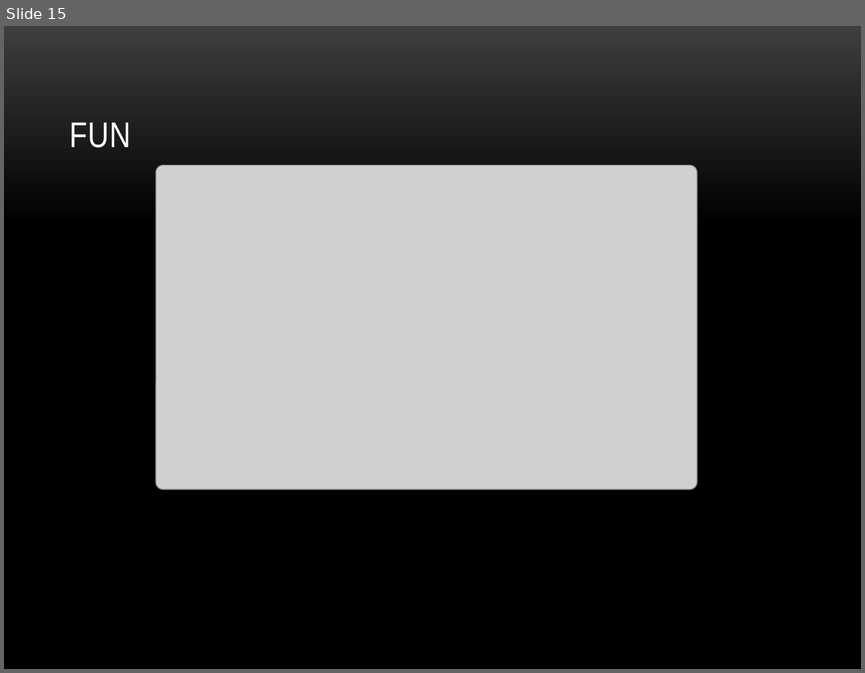
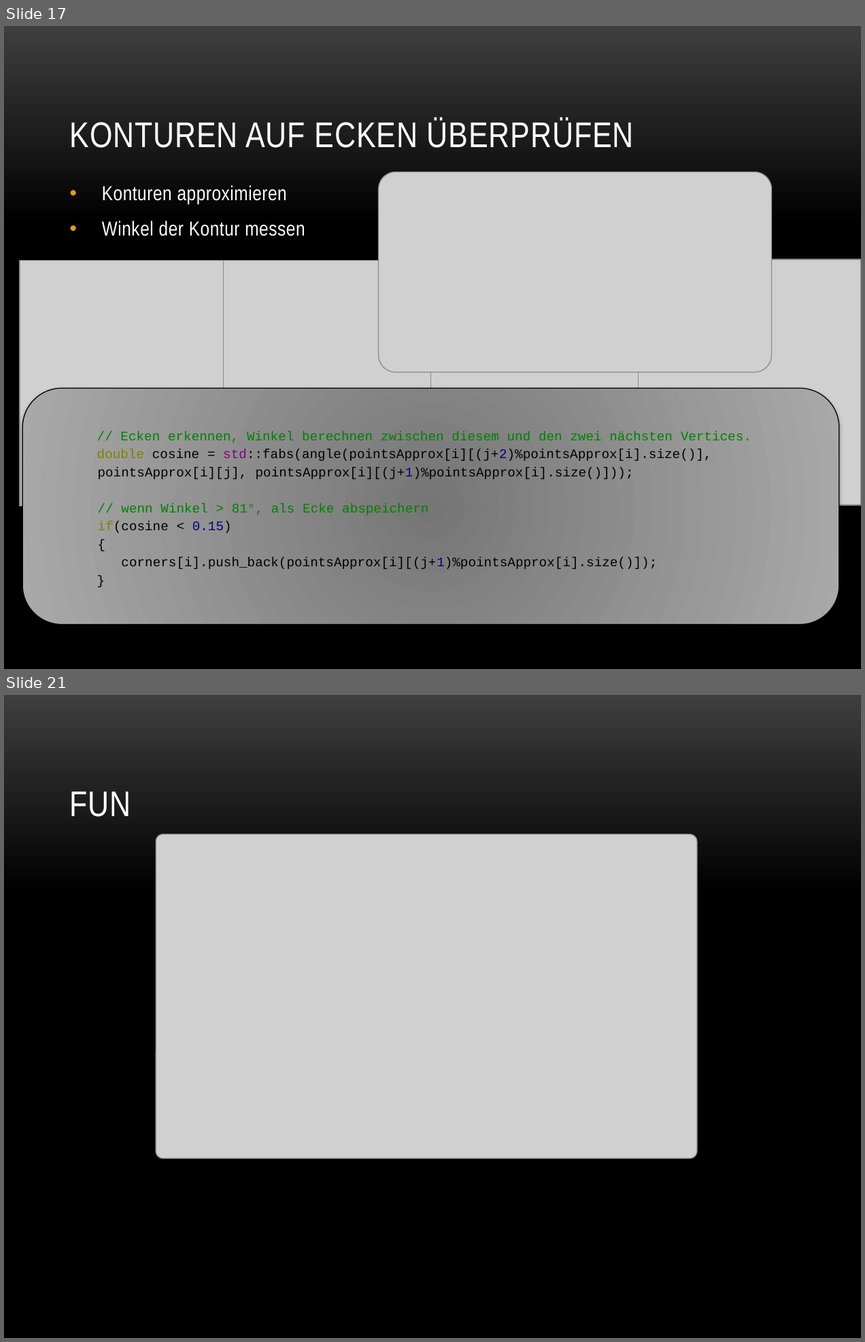
Before and after one commit to baertschi/Puzzle, a slide deck: Doku/Puzzle.pptx. Shown one above the other, each under a label of ours: slide 15 before the commit, slides 17 and 21 after it; the slides between them are not shown. The pictures are 865x673 and 865x1342 pixels, drawn with LibreOffice and Linux fonts; fonts in the diff are those of the drawing; grey boxes stand for pictures; background and template pictures are left out. Boxes give left, top, right and bottom in pixels: in the first picture for what was removed or moved away, otherwise in the second. Text is boxed around its words. In the diff, an @@ line names an element or a change of style, - is before the commit and + after.

```diff
--- a/Doku/Puzzle.pptx
+++ b/Doku/Puzzle.pptx
@@ slide 17 added at bbox=[4, 26, 861, 669], background picture (left out) @@
@@ title added at bbox=[70, 118, 634, 148], 30 pt, text #FFFFFF @@
+KONTUREN AUF ECKEN ÜBERPRÜFEN
@@ text added at bbox=[102, 185, 305, 236], 17 pt, text #FFFFFF @@
+• Konturen approximieren
+• Winkel der Kontur messen
@@ picture added at bbox=[379, 172, 772, 372] @@
@@ picture added at bbox=[20, 261, 242, 507] @@
@@ picture added at bbox=[224, 261, 446, 507] @@
@@ picture added at bbox=[430, 260, 653, 506] @@
@@ picture added at bbox=[638, 259, 861, 505] @@
@@ rounded rectangle added at bbox=[23, 388, 839, 624], fill gradient #767676 to #A9A9A9, outline #000000 0.75 pt, 11 pt, text #000000 @@
+// Ecken erkennen, Winkel berechnen zwischen diesem und den zwei nächsten Vertices.
+double cosine = std::fabs(angle(pointsApprox[i][(j+2)%pointsApprox[i].size()],
+pointsApprox[i][j], pointsApprox[i][(j+1)%pointsApprox[i].size()]));
+// wenn Winkel > 81°, als Ecke abspeichern
+if(cosine < 0.15)
+{
+corners[i].push_back(pointsApprox[i][(j+1)%pointsApprox[i].size()]);
+}
@@ what was slide 15 is now slide 21 @@
```
Also in this commit, not shown: 8 slides changed, 10 other slides added, 5 slides removed.
